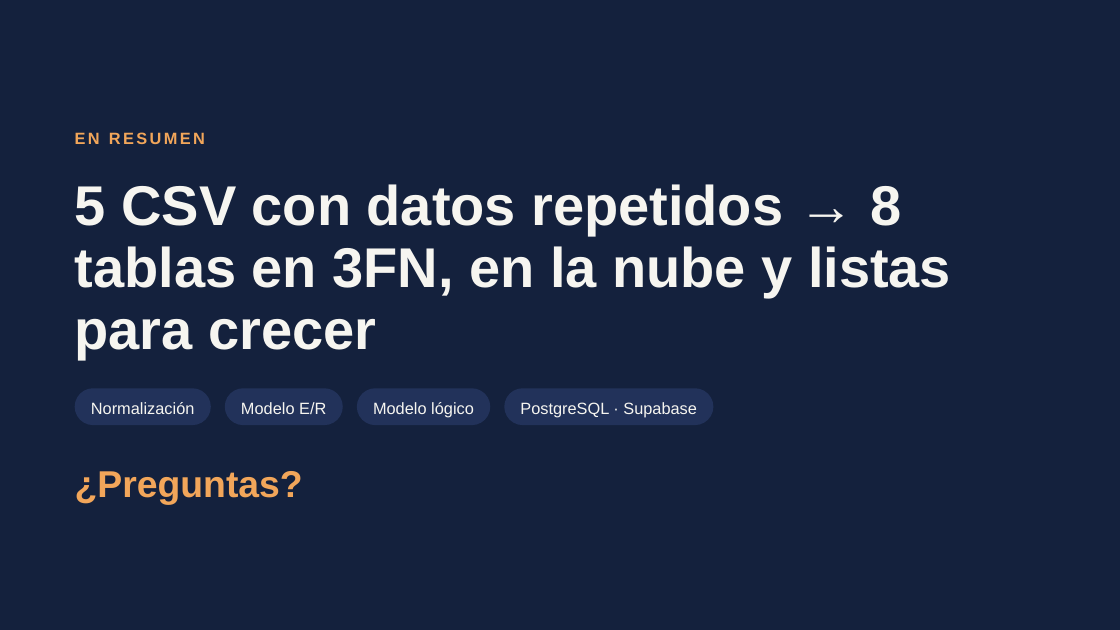
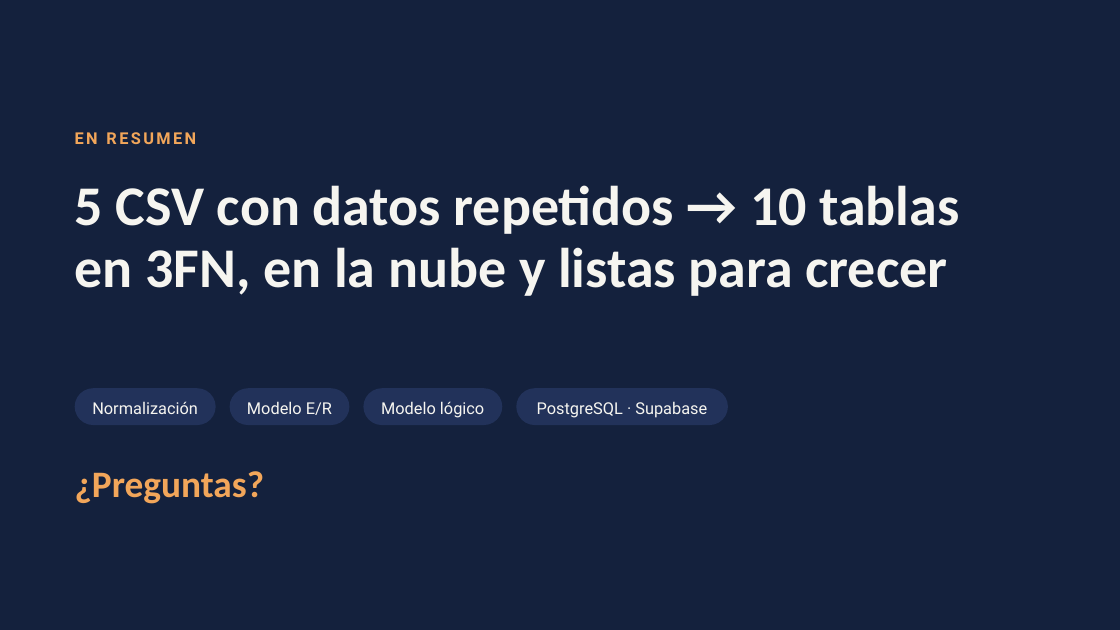
Before and after one commit to CarlosRodriguezRuiz/ProyectoGrupal-BBDD, a slide deck: slide 23 of docs/Presentacion.pptx. Drawn at 1120x630 pixels with LibreOffice and Linux fonts; fonts in the diff are those of the drawing. Boxes give left, top, right and bottom in pixels: in the first picture for what was removed or moved away, otherwise in the second. Text is boxed around its words. In the diff, an @@ line names an element or a change of style, - is before the commit and + after.

Commit message:
Actualizar la presentación y explicar las versiones del modelo en el README
La diapositiva final ya habla de 10 tablas. El README explica qué es la carpeta v1 y por qué cambiamos al modelo v2.

```diff
--- a/docs/Presentacion.pptx
+++ b/docs/Presentacion.pptx
@@ title at [75, 185, 959, 296]: text changed; font Arial to Calibri @@
-5 CSV con datos repetidos → 8 tablas en 3FN, en la nube y listas para crecer
+5 CSV con datos repetidos → 10 tablas en 3FN, en la nube y listas para crecer
@@ rounded rectangle "Normalización": place and size @@
-rounded rectangle "Normalización" at [75, 388, 211, 425]
+rounded rectangle "Normalización" at [75, 388, 216, 425]
@@ rounded rectangle "Modelo E/R": place and size @@
-rounded rectangle "Modelo E/R" at [225, 388, 343, 425]
+rounded rectangle "Modelo E/R" at [229, 388, 350, 425]
@@ font Arial to Roboto in 5 elements at [75, 132, 196, 144], [229, 388, 350, 425], [75, 388, 216, 425], [517, 388, 728, 425], [364, 388, 502, 425] @@
@@ rounded rectangle "Modelo lógico": place and size @@
-rounded rectangle "Modelo lógico" at [357, 388, 491, 425]
+rounded rectangle "Modelo lógico" at [364, 388, 502, 425]
@@ rounded rectangle "PostgreSQL · Supabase": place and size @@
-rounded rectangle "PostgreSQL · Supabase" at [504, 388, 713, 425]
+rounded rectangle "PostgreSQL · Supabase" at [517, 388, 728, 425]
@@ text "¿Preguntas?" at [75, 471, 264, 504]: font Arial to Calibri @@
```
Also in this commit, not shown: 22 other slides changed, 1 other file.
